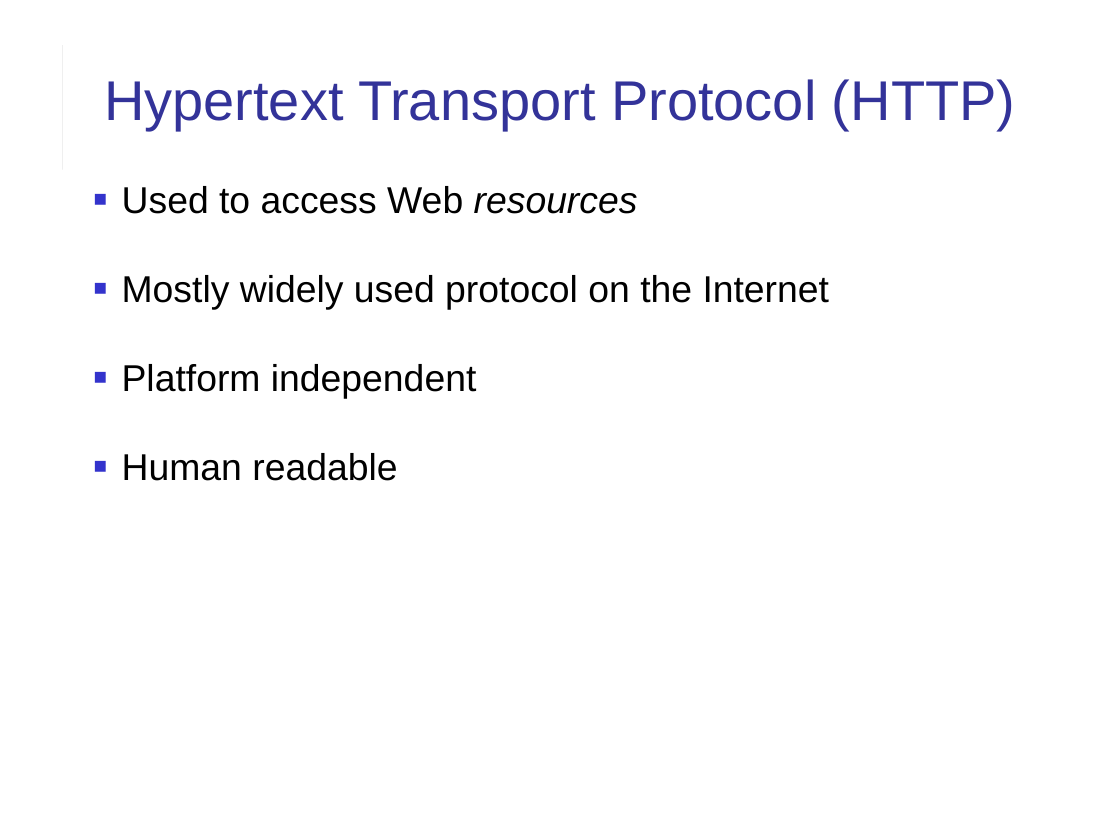
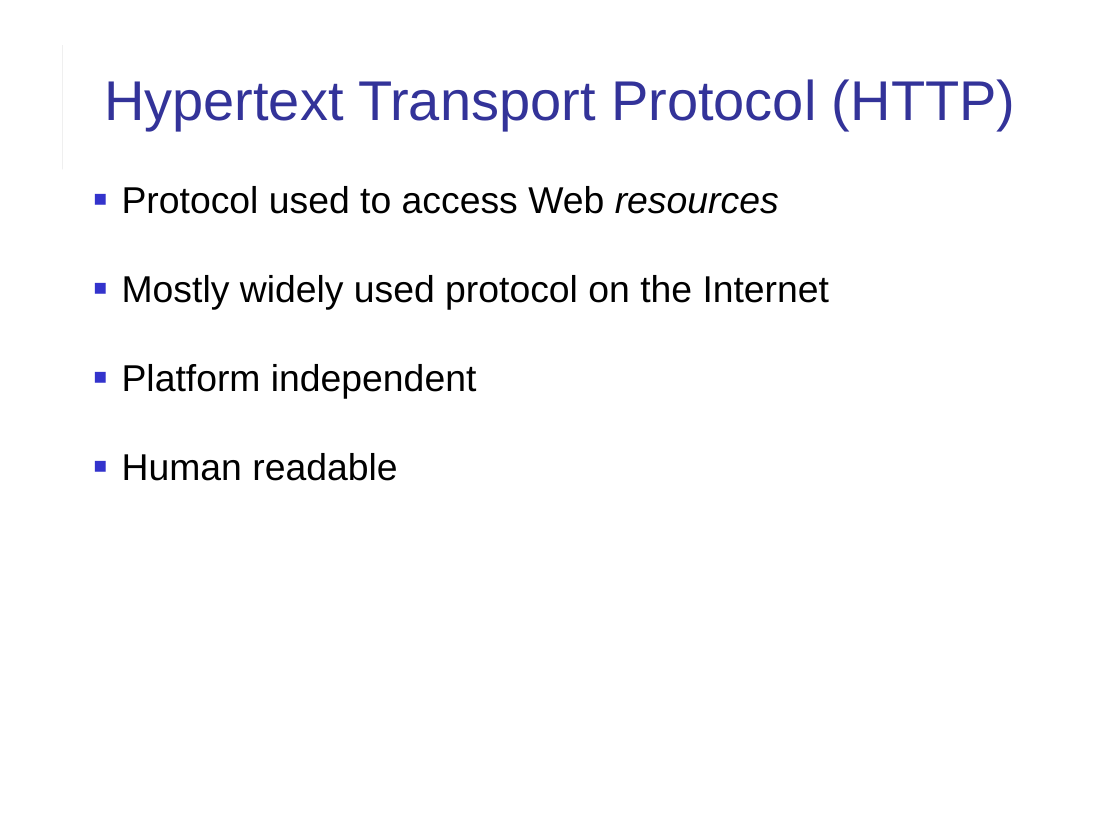
Before and after one commit to cpske/ISP, a slide deck: slide 2 of web/HTTP.ppt. Drawn at 1120x840 pixels with LibreOffice and Linux fonts; fonts in the diff are those of the drawing. Boxes give left, top, right and bottom in pixels: in the first picture for what was removed or moved away, otherwise in the second. Text is boxed around its words. In the diff, an @@ line names an element or a change of style, - is before the commit and + after.

Commit message:
update some material on http

```diff
--- a/web/HTTP.ppt
+++ b/web/HTTP.ppt
@@ text at bbox=[122, 186, 779, 214]: text changed @@
-■ Used to access Web resources
+■ Protocol used to access Web resources
```
Also in this commit, not shown: 15 other slides changed, 12 slides added, 1 slide removed, 2 other files.
